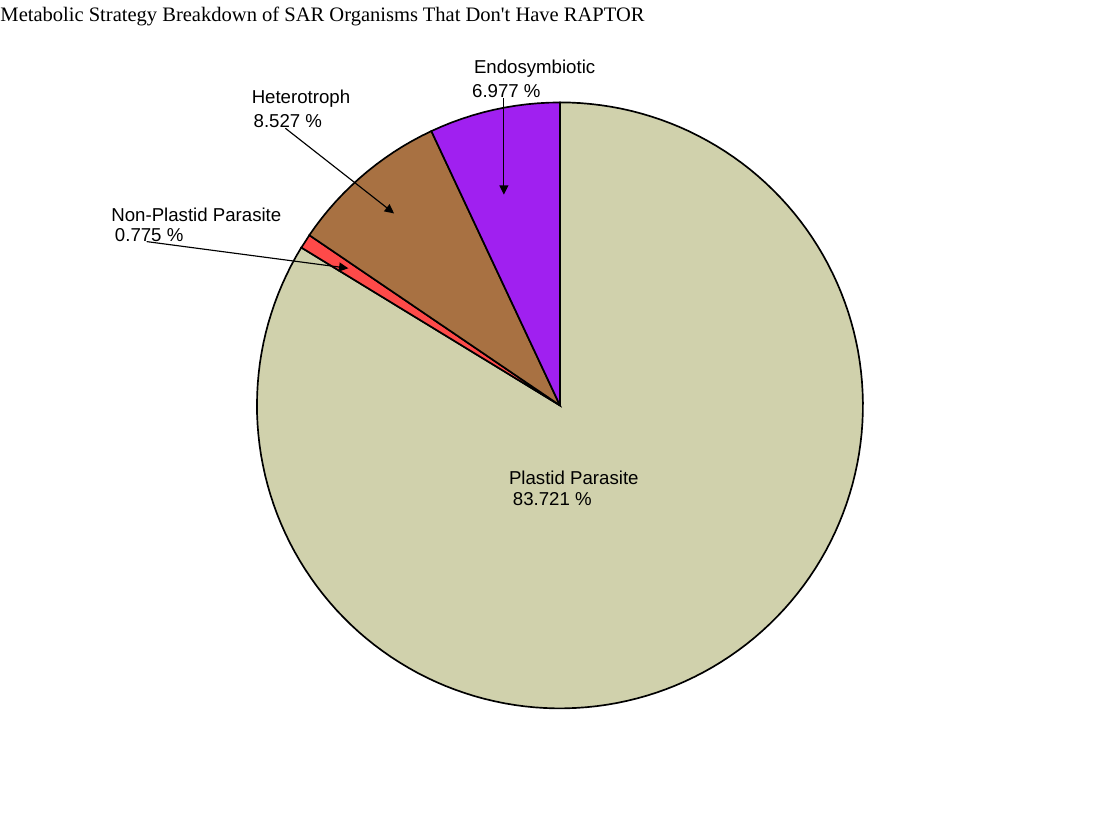
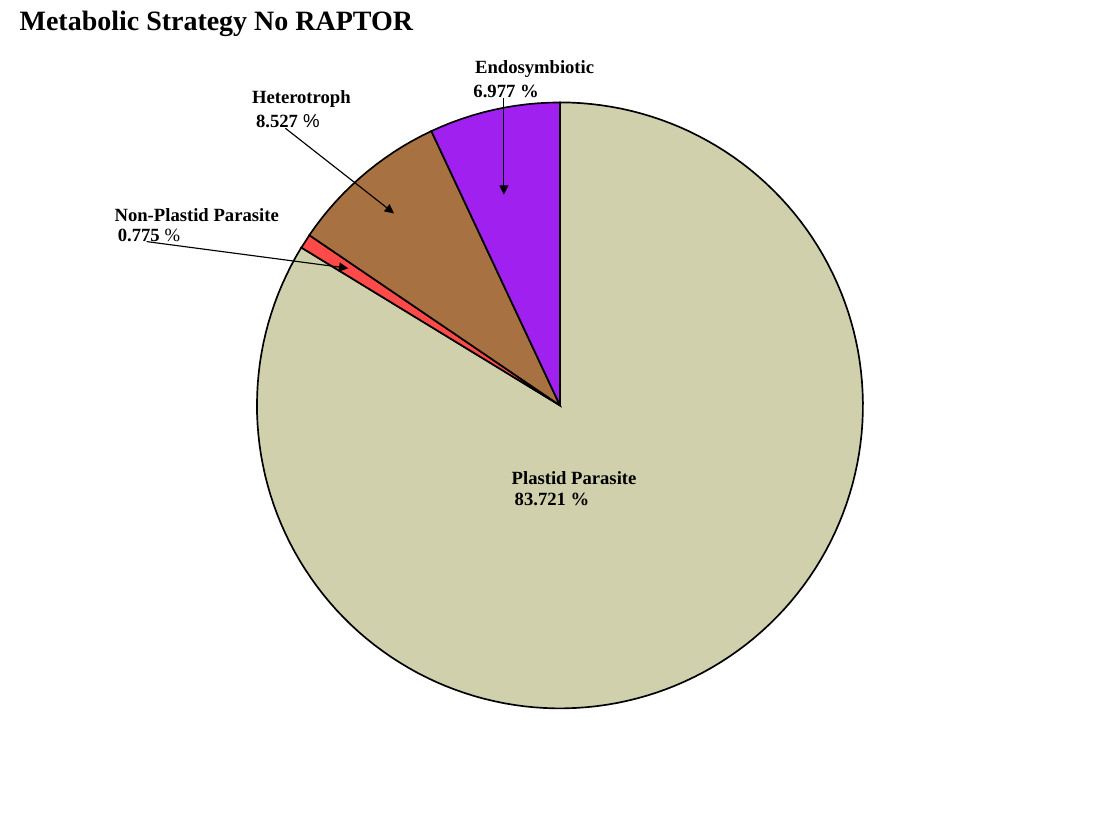
Before and after one commit to Dellaraam/TOR_phylogenetics, a slide deck: slide 1 of Images/Figures_To_Review/PieCharts_Metabolic/SAR/SARNoRaptorv2.pptx. Drawn at 1120x840 pixels with LibreOffice and Linux fonts; fonts in the diff are those of the drawing. Boxes give left, top, right and bottom in pixels: in the first picture for what was removed or moved away, otherwise in the second. Text is boxed around its words. In the diff, an @@ line names an element or a change of style, - is before the commit and + after.

```diff
--- a/Images/Figures_To_Review/PieCharts_Metabolic/SAR/SARNoRaptorv2.pptx
+++ b/Images/Figures_To_Review/PieCharts_Metabolic/SAR/SARNoRaptorv2.pptx
@@ text at (20, 10, 413, 35): text changed; size 13.2 to 18 pt; bold on @@
-Metabolic Strategy Breakdown of SAR Organisms That Don't Have RAPTOR
+Metabolic Strategy No RAPTOR
@@ font Arial to Times New Roman, bold on in 6 elements at (512, 471, 636, 484), (515, 492, 566, 506), (115, 208, 279, 222), (252, 90, 351, 107), (475, 60, 594, 77), (473, 84, 515, 102) @@
@@ text "8.527 %" at (256, 114, 298, 132): font Arial to Times New Roman, bold on in "8.527" @@
@@ text "0.775 %" at (118, 228, 160, 244): font Arial to Times New Roman; bold on in "0.775" @@
```
Also in this commit, not shown: 5 other files.
